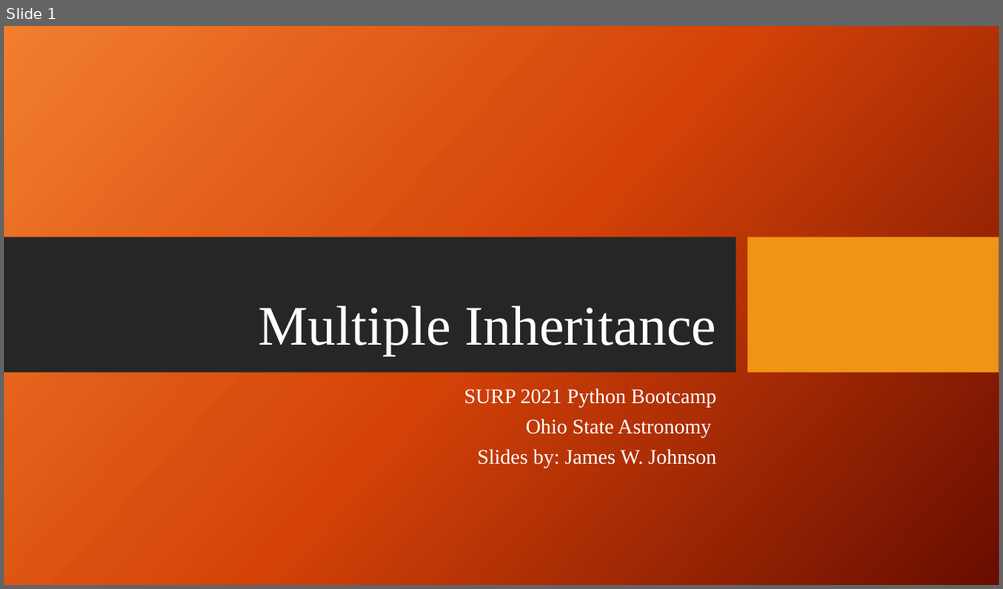
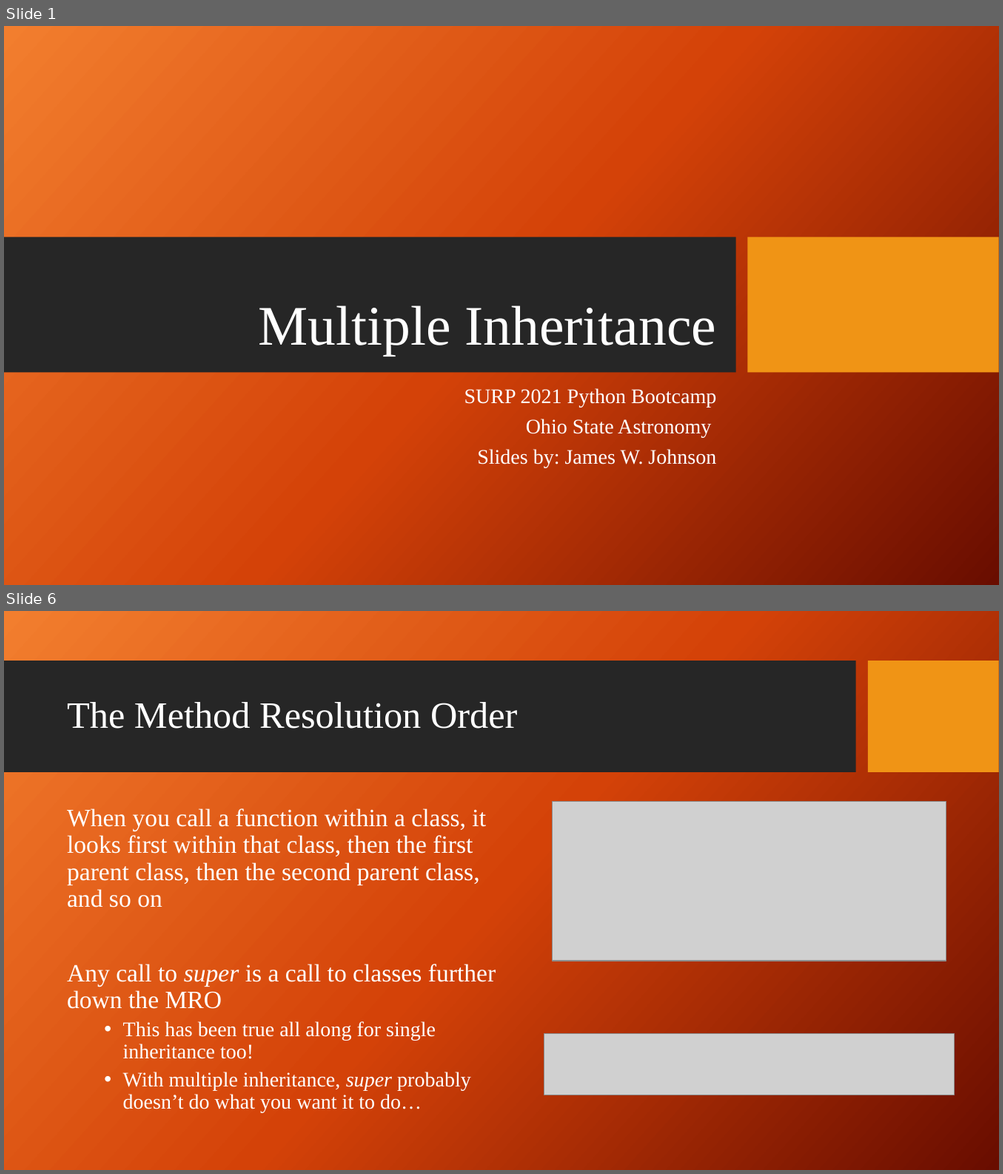
Before and after one commit to giganano/PythonBootcamp, a slide deck: slides/multiple_inheritance.pptx. Shown one above the other, each under a label of ours: slide 1 before the commit, slides 1 and 6 after it; the slides between them are not shown. The pictures are 1003x589 and 1003x1174 pixels, drawn with LibreOffice and Linux fonts; fonts in the diff are those of the drawing; grey boxes stand for pictures; background and template pictures are left out. Boxes give left, top, right and bottom in pixels: in the first picture for what was removed or moved away, otherwise in the second. Text is boxed around its words. In the diff, an @@ line names an element or a change of style, - is before the commit and + after.

Commit message:
slides: multiple inheritance slides updated

```diff
--- a/slides/multiple_inheritance.pptx
+++ b/slides/multiple_inheritance.pptx
@@ slide 6 added at box(4, 611, 999, 1170), background picture (left out) @@
@@ rectangle added at box(4, 661, 855, 773), fill #262626 @@
@@ rectangle added at box(868, 661, 999, 773), fill #F09415 @@
@@ title added at box(67, 702, 517, 729), 36 pt, text #FFFFFF @@
+The Method Resolution Order
@@ text added at box(67, 809, 495, 1113), 24 pt, text #FFFFFF @@
+When you call a function within a class, it looks first within that class, then the first parent class, then the second parent class, and so on
+Any call to super is a call to classes further down the MRO
+  • This has been true all along for single inheritance too!
+  • With multiple inheritance, super probably doesn’t do what you want it to do…
@@ picture added at box(552, 802, 946, 962) @@
@@ picture added at box(544, 1034, 955, 1095) @@
```
Also in this commit, not shown: 5 slides changed, 6 other slides added, 4 slides removed.
